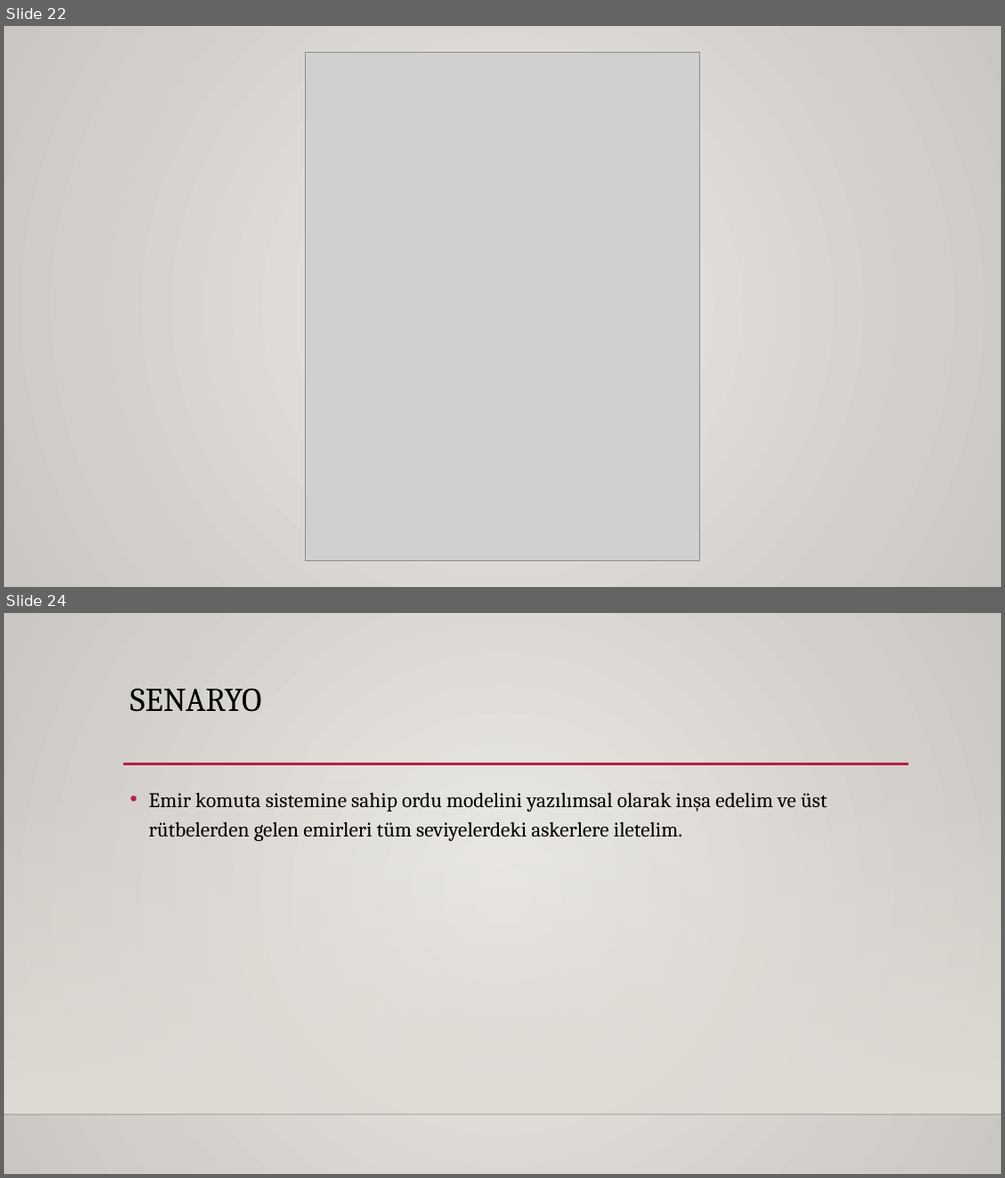
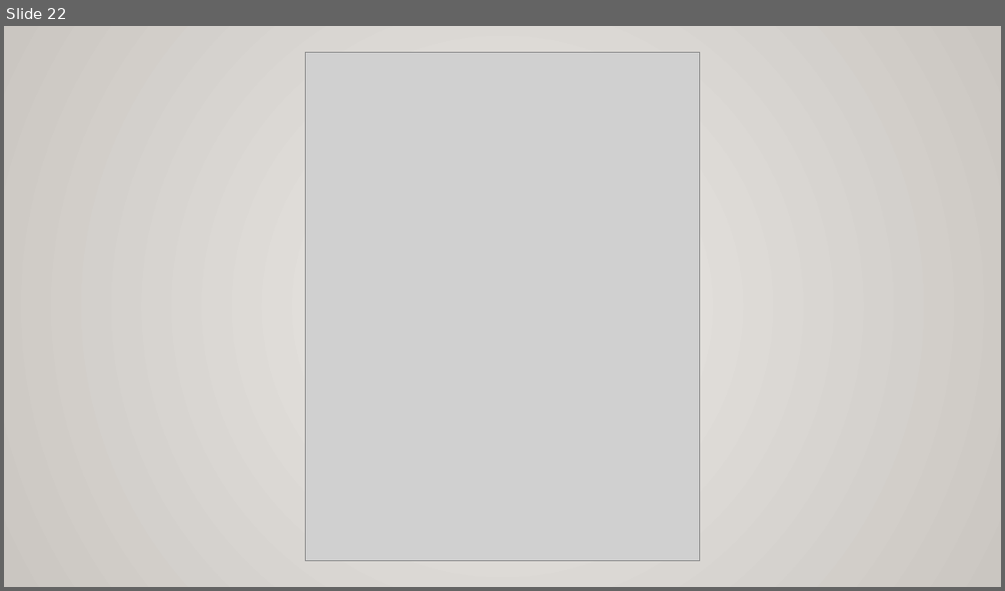
Before and after one commit to sametozalp/staj, a slide deck: design patterns.pptx. Shown one above the other, each under a label of ours: slides 22 and 24 before the commit, slide 22 after it; the slides between them are not shown. The pictures are 1005x1178 and 1005x591 pixels, drawn with LibreOffice and Linux fonts; fonts in the diff are those of the drawing; grey boxes stand for pictures; background and template pictures are left out. Boxes give left, top, right and bottom in pixels: in the first picture for what was removed or moved away, otherwise in the second. Text is boxed around its words. In the diff, an @@ line names an element or a change of style, - is before the commit and + after.

```diff
--- a/design patterns.pptx
+++ b/design patterns.pptx
@@ slide 24 removed at [4,613,1001,1174], background gradient #ECEAE7 to #CAC7C1 @@
@@ title removed at [130,688,262,712] @@
-SENARYO
@@ line removed from (123, 764) to (909, 764) @@
@@ rectangle removed at [4,779,1001,1114] @@
@@ text removed at [149,793,827,841] @@
-• Emir komuta sistemine sahip ordu modelini yazılımsal olarak inşa edelim ve üst rütbelerden gelen emirleri tüm seviyelerdeki askerlere iletelim.
@@ line removed from (4, 1114) to (1001, 1114) @@
```
Also in this commit, not shown: 1 slide changed, 5 slides added, 2 other slides removed, 2 other files.
